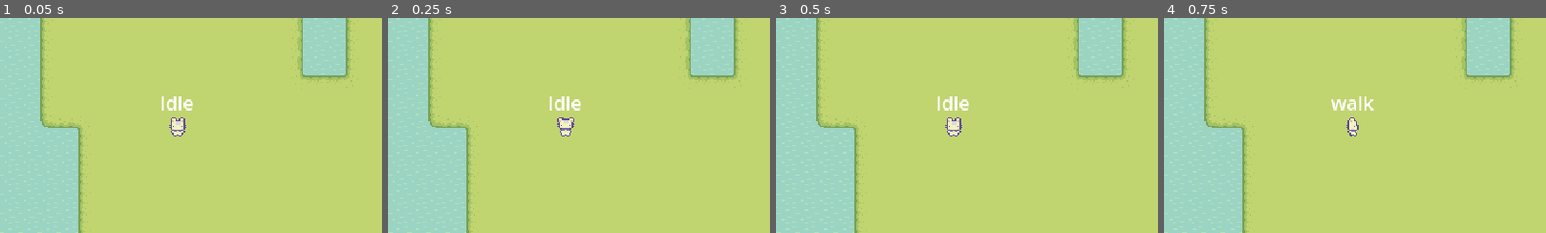
Above: before the commit, frames 1-4 (left to right).
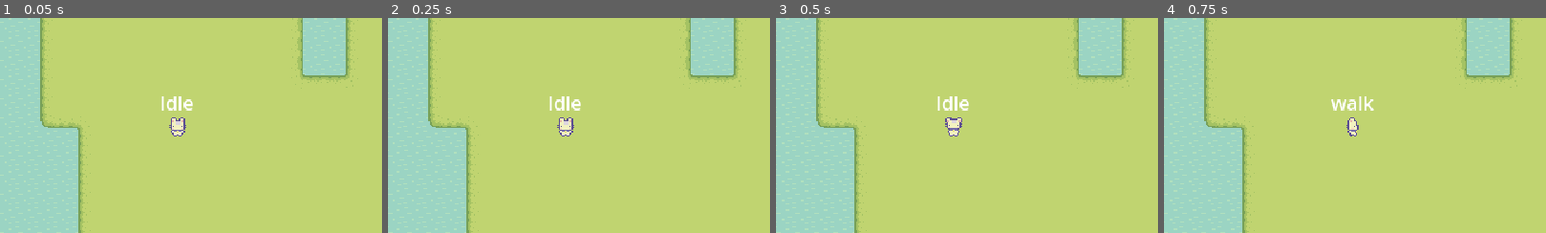
Above: after the commit, the same moments.

Repository: Wang-Junwen/Farm_2D
Game: Godot game, scene res://scenes/test/test_scene_player.tscn
Two runs of this game, one before a commit and one after it. Both use one fixed random seed, a clock stepped at 60 frames per second and the inputs below. The project has no main scene, so this scene is started directly.
Inputs (mouse positions are % of the whole screen's width and height, from its top left):
- Up to frame 1 (0.05 s): no input
- Up to frame 2 (0.25 s): no input
- Up to frame 3 (0.5 s): no input
- Up to frame 4 (0.75 s): move the mouse to (72, 45) at 0.52 s; hold D (walk_right) from 0.53 s (still down); click (72, 45) at 0.6 s
The pictures show only the part of the screen within x 0-50%, y 27-77%; the shares and areas given below are measured in that part.

Frame 1 is identical in both runs. In frame 2, 0.2% of the frame differs, in the area x 44-49%, y 46-55%; in frame 3, 0.2%; in frame 4, nothing differs.

Commit message:
添加玩家工具使用功能

Diff:
--- a/project.godot
+++ b/project.godot
@@ -50,6 +50,11 @@
 , Object(InputEventKey,"resource_local_to_scene":false,"resource_name":"","device":-1,"window_id":0,"alt_pressed":false …(186 unchanged characters)…
 ]
 }
+hit={
+"deadzone": 0.2,
+"events": [Object(InputEventMouseButton,"resource_local_to_scene":false,"resource_name":"","device":-1,"window_id":0,"alt_pressed":false,"shift_pressed":false,"ctrl_pressed":false,"meta_pressed":false,"button_mask":1,"position":Vector2(265, 21),"global_position":Vector2(274, 69),"factor":1.0,"button_index":1,"canceled":false,"pressed":true,"double_click":false,"script":null)
+]
+}
 
 [rendering]
 
--- /dev/null
+++ b/scenes/characters/player/chopping_state.gd
@@ -0,0 +1,35 @@
+class_name ChoppingState
+extends NodeState
+
+@export var player: Player
+@export var animated_sprite_2d: AnimatedSprite2D
+
+
+func _on_process(_delta: float) -> void:
+	pass
+
+
+func _on_physics_process(_delta: float) -> void:
+	pass
+
+
+func _on_next_transitions() -> void:
+	if !animated_sprite_2d.is_playing():
+		transition.emit("Idle")
+
+
+func _on_enter() -> void:
+	if player.player_direction == Vector2.UP:
+		animated_sprite_2d.play("chopping_back")
+	elif player.player_direction == Vector2.DOWN:
+		animated_sprite_2d.play("chopping_front")
+	elif player.player_direction == Vector2.LEFT:
+		animated_sprite_2d.play("chopping_left")
+	elif player.player_direction == Vector2.RIGHT:
+		animated_sprite_2d.play("chopping_right")
+	else:
+		animated_sprite_2d.play("chopping_front")
+
+
+func _on_exit() -> void:
+	animated_sprite_2d.stop()
--- a/scenes/characters/player/idle_state.gd
+++ b/scenes/characters/player/idle_state.gd
@@ -28,6 +28,15 @@
 	if GameInputEvents.is_movement_input():
 		transition.emit("Walk")
 
+	if GameInputEvents.use_tool():
+		if player.current_tool == DataTypes.Tools.AXE_WOOD:
+			transition.emit("Chopping")
+		elif player.current_tool == DataTypes.Tools.TILL_GROUND:
+			transition.emit("Tilling")
+		elif player.current_tool == DataTypes.Tools.WATER_CROPS:
+			transition.emit("Watering")
+
+
 
 func _on_enter() -> void:
 	pass
--- a/scenes/characters/player/player.gd
+++ b/scenes/characters/player/player.gd
@@ -1,5 +1,6 @@
 class_name Player
 extends CharacterBody2D
 
+@export var current_tool: DataTypes.Tools = DataTypes.Tools.NONE
 
 var player_direction: Vector2
--- a/scenes/characters/player/player.tscn
+++ b/scenes/characters/player/player.tscn
@@ -6,6 +6,9 @@
 [ext_resource type="Script" uid="uid://bpnc76foj2816" path="res://scripts/state_machine/node_state_machine.gd" id="3_hss88"]
 [ext_resource type="Script" uid="uid://caxf6glq4lfkk" path="res://scenes/characters/player/idle_state.gd" id="4_qd3e3"]
 [ext_resource type="Script" uid="uid://dd25iyfeq7a3v" path="res://scenes/characters/player/walk_state.gd" id="5_qd3e3"]
+[ext_resource type="Script" uid="uid://cklxvmct7uwps" path="res://scenes/characters/player/chopping_state.gd" id="7_mk55u"]
+[ext_resource type="Script" uid="uid://b1scopjm4dfio" path="res://scenes/characters/player/tilling_state.gd" id="8_xuses"]
+[ext_resource type="Script" uid="uid://ca6gke80g05o4" path="res://scenes/characters/player/watering_state.gd" id="9_42irl"]
 
 [sub_resource type="AtlasTexture" id="AtlasTexture_t61fv"]
 atlas = ExtResource("2_686vu")
@@ -176,7 +179,7 @@
 "duration": 1.0,
 "texture": SubResource("AtlasTexture_686vu")
 }],
-"loop": true,
+"loop": false,
 "name": &"chopping_back",
 "speed": 3.0
 }, {
@@ -187,7 +190,7 @@
 "duration": 1.0,
 "texture": SubResource("AtlasTexture_tebod")
 }],
-"loop": true,
+"loop": false,
 "name": &"chopping_front",
 "speed": 3.0
 }, {
@@ -198,7 +201,7 @@
 "duration": 1.0,
 "texture": SubResource("AtlasTexture_3hnlq")
 }],
-"loop": true,
+"loop": false,
 "name": &"chopping_left",
 "speed": 3.0
 }, {
@@ -209,7 +212,7 @@
 "duration": 1.0,
 "texture": SubResource("AtlasTexture_u6wme")
 }],
-"loop": true,
+"loop": false,
 "name": &"chopping_right",
 "speed": 3.0
 }, {
@@ -264,7 +267,7 @@
 "duration": 1.0,
 "texture": SubResource("AtlasTexture_blysn")
 }],
-"loop": true,
+"loop": false,
 "name": &"tilling_back",
 "speed": 3.0
 }, {
@@ -275,7 +278,7 @@
 "duration": 1.0,
 "texture": SubResource("AtlasTexture_ykrpk")
 }],
-"loop": true,
+"loop": false,
 "name": &"tilling_front",
 "speed": 3.0
 }, {
@@ -286,7 +289,7 @@
 "duration": 1.0,
 "texture": SubResource("AtlasTexture_4kqyw")
 }],
-"loop": true,
+"loop": false,
 "name": &"tilling_left",
 "speed": 3.0
 }, {
@@ -297,7 +300,7 @@
 "duration": 1.0,
 "texture": SubResource("AtlasTexture_ro20i")
 }],
-"loop": true,
+"loop": false,
 "name": &"tilling_right",
 "speed": 3.0
 }, {
@@ -352,7 +355,7 @@
 "duration": 1.0,
 "texture": SubResource("AtlasTexture_es5sa")
 }],
-"loop": true,
+"loop": false,
 "name": &"watering_back",
 "speed": 3.0
 }, {
@@ -363,7 +366,7 @@
 "duration": 1.0,
 "texture": SubResource("AtlasTexture_ieypo")
 }],
-"loop": true,
+"loop": false,
 "name": &"watering_front",
 "speed": 3.0
 }, {
@@ -374,7 +377,7 @@
 "duration": 1.0,
 "texture": SubResource("AtlasTexture_71adu")
 }],
-"loop": true,
+"loop": false,
 "name": &"watering_left",
 "speed": 3.0
 }, {
@@ -385,7 +388,7 @@
 "duration": 1.0,
 "texture": SubResource("AtlasTexture_qe74o")
 }],
-"loop": true,
+"loop": false,
 "name": &"watering_right",
 "speed": 3.0
 }]
@@ -395,13 +398,13 @@
 
 [node name="Player" type="CharacterBody2D"]
 script = ExtResource("1_6avc5")
+current_tool = 1
 
 [node name="AnimatedSprite2D" type="AnimatedSprite2D" parent="."]
 position = Vector2(0, -8)
 sprite_frames = SubResource("SpriteFrames_8y75b")
-animation = &"idle_front"
+animation = &"idle_back"
 autoplay = "idle_front"
-frame_progress = 0.5786871
 
 [node name="CollisionShape2D" type="CollisionShape2D" parent="."]
 position = Vector2(0, -9)
@@ -422,6 +425,21 @@
 player = NodePath("../..")
 animated_sprite_2d = NodePath("../../AnimatedSprite2D")
 speed = null
+
+[node name="Chopping" type="Node" parent="StateMachine" node_paths=PackedStringArray("player", "animated_sprite_2d")]
+script = ExtResource("7_mk55u")
+player = NodePath("../..")
+animated_sprite_2d = NodePath("../../AnimatedSprite2D")
+
+[node name="Tilling" type="Node" parent="StateMachine" node_paths=PackedStringArray("player", "animated_sprite_2d")]
+script = ExtResource("8_xuses")
+player = NodePath("../..")
+animated_sprite_2d = NodePath("../../AnimatedSprite2D")
+
+[node name="Watering" type="Node" parent="StateMachine" node_paths=PackedStringArray("player", "animated_sprite_2d")]
+script = ExtResource("9_42irl")
+player = NodePath("../..")
+animated_sprite_2d = NodePath("../../AnimatedSprite2D")
 
 [node name="StateDebugLabel" type="Label" parent="."]
 custom_minimum_size = Vector2(80, 24)
--- /dev/null
+++ b/scenes/characters/player/tilling_state.gd
@@ -0,0 +1,35 @@
+class_name TillingState
+extends NodeState
+
+@export var player: Player
+@export var animated_sprite_2d: AnimatedSprite2D
+
+
+func _on_process(_delta: float) -> void:
+	pass
+
+
+func _on_physics_process(_delta: float) -> void:
+	pass
+
+
+func _on_next_transitions() -> void:
+	if !animated_sprite_2d.is_playing():
+		transition.emit("Idle")
+
+
+func _on_enter() -> void:
+	if player.player_direction == Vector2.UP:
+		animated_sprite_2d.play("tilling_back")
+	elif player.player_direction == Vector2.DOWN:
+		animated_sprite_2d.play("tilling_front")
+	elif player.player_direction == Vector2.LEFT:
+		animated_sprite_2d.play("tilling_left")
+	elif player.player_direction == Vector2.RIGHT:
+		animated_sprite_2d.play("tilling_right")
+	else:
+		animated_sprite_2d.play("tilling_front")
+
+
+func _on_exit() -> void:
+	animated_sprite_2d.stop()
--- /dev/null
+++ b/scenes/characters/player/watering_state.gd
@@ -0,0 +1,35 @@
+class_name WateringState
+extends NodeState
+
+@export var player: Player
+@export var animated_sprite_2d: AnimatedSprite2D
+
+
+func _on_process(_delta: float) -> void:
+	pass
+
+
+func _on_physics_process(_delta: float) -> void:
+	pass
+
+
+func _on_next_transitions() -> void:
+	if !animated_sprite_2d.is_playing():
+		transition.emit("Idle")
+
+
+func _on_enter() -> void:
+	if player.player_direction == Vector2.UP:
+		animated_sprite_2d.play("watering_back")
+	elif player.player_direction == Vector2.DOWN:
+		animated_sprite_2d.play("watering_front")
+	elif player.player_direction == Vector2.LEFT:
+		animated_sprite_2d.play("watering_left")
+	elif player.player_direction == Vector2.RIGHT:
+		animated_sprite_2d.play("watering_right")
+	else:
+		animated_sprite_2d.play("watering_front")
+
+
+func _on_exit() -> void:
+	animated_sprite_2d.stop()
--- a/scenes/test/test_scene_player.tscn
+++ b/scenes/test/test_scene_player.tscn
@@ -17,3 +17,4 @@
 
 [node name="Player" parent="." instance=ExtResource("2_q17pk")]
 position = Vector2(149, 197)
+current_tool = 3
--- a/scripts/game_input_events.gd
+++ b/scripts/game_input_events.gd
@@ -17,5 +17,11 @@
 
 	return direction
 
+
 static func is_movement_input() -> bool:
 	return direction != Vector2.ZERO
+
+
+static func use_tool() -> bool:
+	var use_tool_value: bool = Input.is_action_just_pressed("hit")
+	return use_tool_value
--- /dev/null
+++ b/scripts/globals/data_types.gd
@@ -0,0 +1,10 @@
+class_name DataTypes
+
+enum Tools {
+	NONE,
+	AXE_WOOD,
+	TILL_GROUND,
+	WATER_CROPS,
+	PLANT_CORN,
+	PLANT_TOMATO,
+}
Not shown, added: scenes/characters/player/chopping_state.gd.uid
Not shown: 1 places in scenes/characters/player/player.tscn that only renumber resources
Not shown, added: scenes/characters/player/tilling_state.gd.uid
Not shown, added: scenes/characters/player/watering_state.gd.uid
Not shown, added: scripts/globals/data_types.gd.uid
